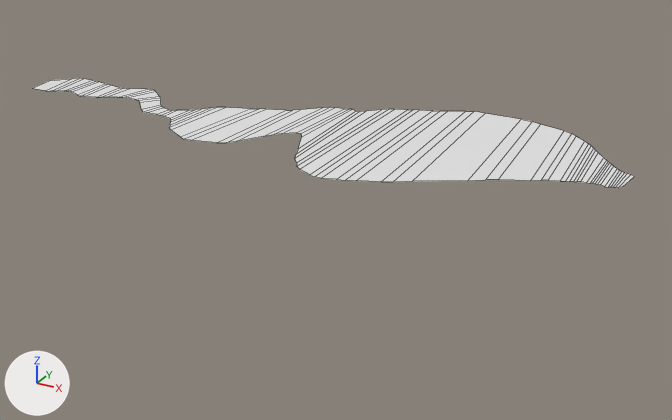
Before and after pictures for a commit that changed the Blender file Assets/Models/Petroleum/petroleum.blend.
Rendered twice from a camera (50 mm lens) standing at (31.6, -67.3, 26.5) and looking at (-0.8, -8.3, -3.1). Every picture has the same lights, and +X, +Y and +Z are marked at lower left. Mesh edges are drawn as thin lines.
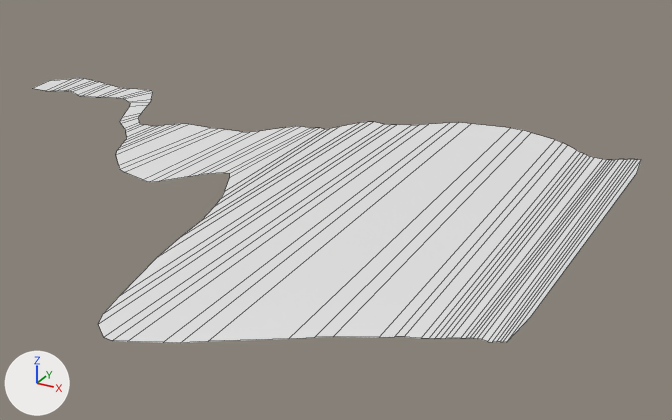
Where the change shows, as pixel boxes [x1, y1, x2, y2] in the pictures (672 x 420 px; the box of a moved part takes in the faces that stretch with it):
'Plane', reshaped (140% taller): before [34, 78, 634, 188]; after [34, 78, 641, 343]
part 1 of me_plane_001, moved or reshaped: before [107, 89, 634, 188]; after [98, 89, 641, 343]

The edits, one by one:
me_plane_001 is used by ob_plane; location (0.0, 0.0, 0.0).
me_plane_001 had 166 vertices, 82 faces and spanned x -40.1..19.8, y -13.5..15.8, z 0.0.
me_plane_001 now has 166 vertices, 82 faces and spans x -40.1..19.8, y -43.9..16.8, z 0.0.
me_plane_001 part 1: 139 of 166 vertices moved; they spanned x -29.5..19.8, y -13.5..15.8, z 0.0 and now span x -29.5..19.8, y -43.9..16.8, z 0.0; mean shift (0.0, -9.7, 0.0); largest move (4.6, -11.2, 0.0) -> (4.6, -41.9, 0.0).
